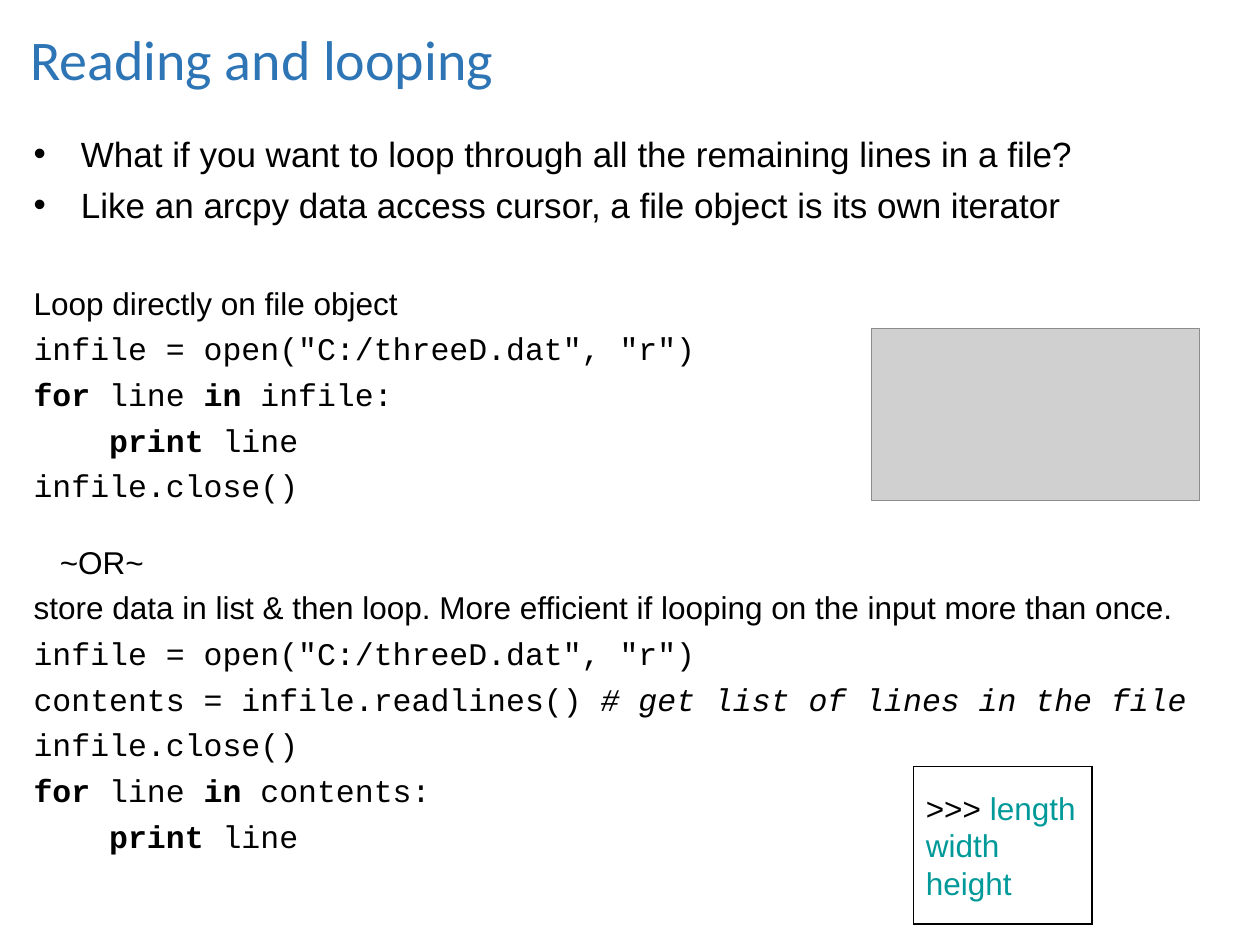
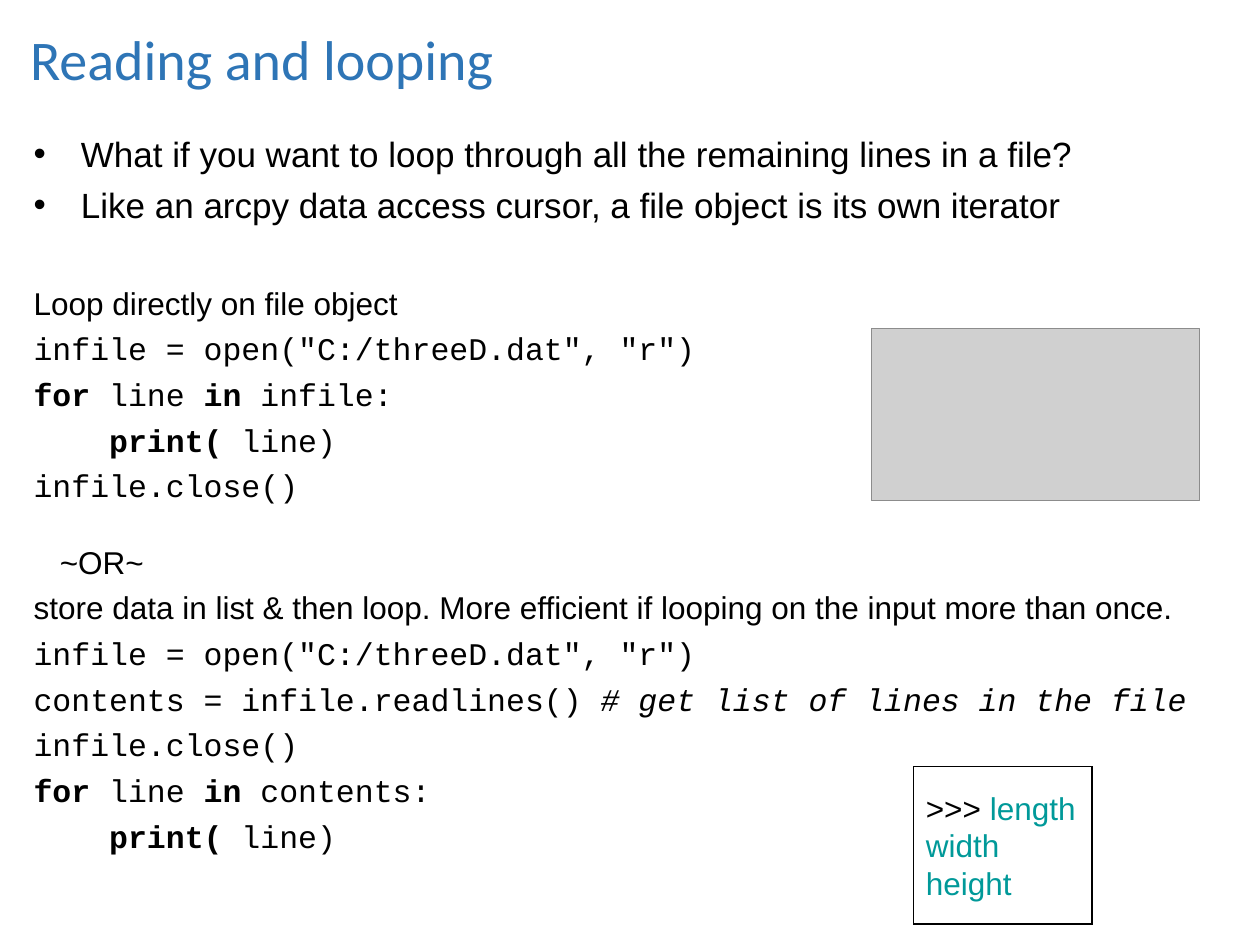
Before and after one commit to lgtateos/gis540, a slide deck: slide 18 of slides/fileIO.ppt. Drawn at 1260x945 pixels with LibreOffice and Linux fonts; fonts in the diff are those of the drawing; grey boxes stand for pictures. Boxes give left, top, right and bottom in pixels: in the first picture for what was removed or moved away, otherwise in the second. Text is boxed around its words. In the diff, an @@ line names an element or a change of style, - is before the commit and + after.

```diff
--- a/slides/fileIO.ppt
+++ b/slides/fileIO.ppt
@@ text at (x1=109, y1=429, x2=335, y2=459): text changed @@
-print line
+print( line)
@@ text at (x1=109, y1=825, x2=335, y2=855): text changed @@
-print line
+print( line)
```
Also in this commit, not shown: 5 other slides changed.
